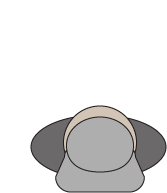
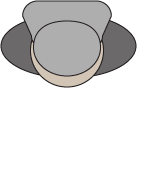
Layer changes from the first 167x193 image to the second:
painted on "Vector Smart Object" (1st of 2) over [0, 0, 167, 193]
